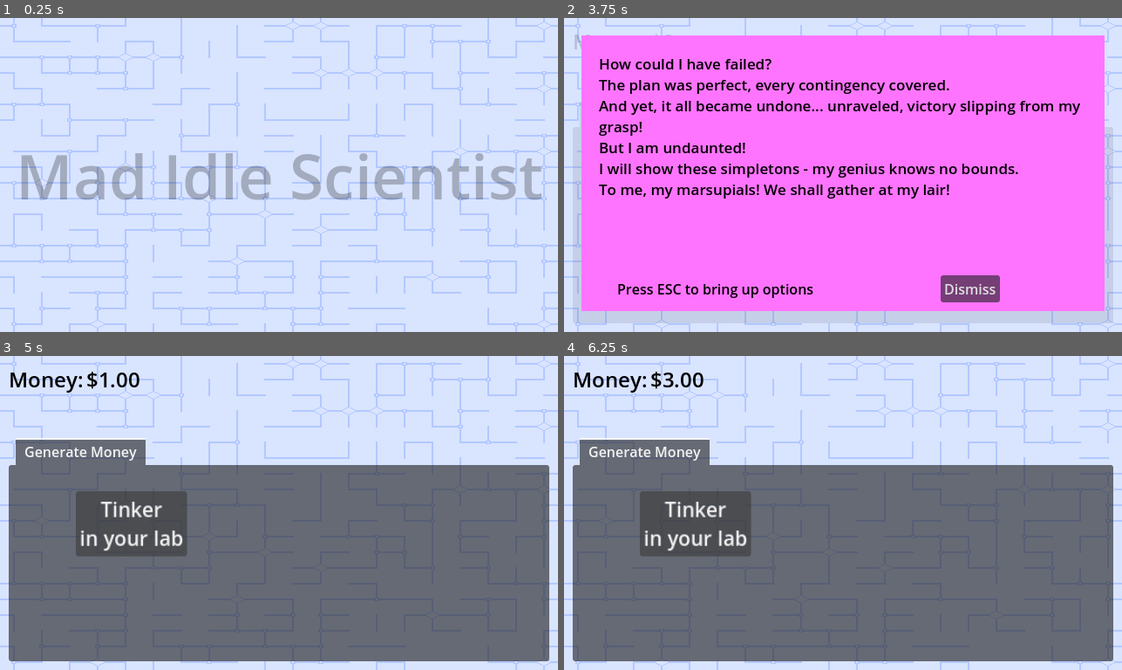
Above: before the commit, frames 1-4 (two rows, left to right).
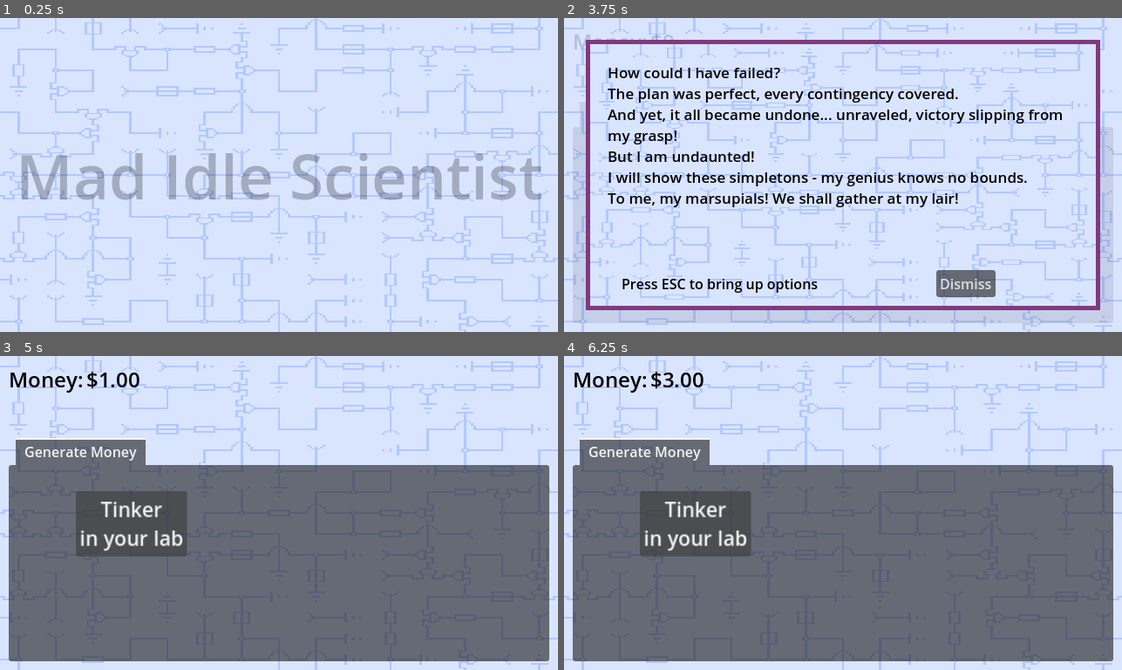
Above: after the commit, the same moments.

Repository: Habidakus/mad-idle-scientist
Game: Godot game, scene res://Scenes/main.tscn
Same seed, same stepped clock (60 frames per second), same inputs: the game is played once before the commit and once after it.
Inputs (mouse positions are in pixels of both pictures, inside the frame that each line leads up to):
- Up to frame 1 (0.25 s): no input
- Up to frame 2 (3.75 s): tap Enter at 0.5 s; move the mouse to (965, 159) at 0.52 s; tap 1 at 0.6 s; click (965, 159) at 0.67 s; drag from (731, 190) to (815, 237) at 1.27 s; click "Play" at 2 s; click "Play" at 2.75 s; tap Space at 3.5 s; move the mouse to (898, 105) at 3.52 s; tap 3 at 3.6 s; click (898, 105) at 3.67 s
- Up to frame 3 (5 s): click "Tinker in your lab" at 4.25 s
- Up to frame 4 (6.25 s): click "Tinker in your lab" at 5 s; click "Tinker in your lab" at 5.75 s

The runs differ from the first frame. In frame 1, 17% of the frame differs, in the area x 0-100%, y 0-100%; in frame 2, 85%; in frame 3, 5.9%; in frame 4, 5.9%.

Commit message:
Added more appropriate icons to the circuit shader

Diff:
--- a/Art/circuit.gdshader
+++ b/Art/circuit.gdshader
@@ -17,28 +17,254 @@
 	return fbm3(st, 0.5);
 }
 
-vec2 center(in vec2 p)
-{
-	return (p / 2.0) + vec2(0.5, 0.5);
-}
-
-float uncenter(in float p)
-{
-	return (p * 2.0) - 1.;
-}
-
+float draw_antenna(int x, int y)
+{
+	if (x == 7)
+	{
+		return (y > 4) ? 1.0 : 0.0;
+	}
+	else if (y == 4 && (x == 4 || x == 10))
+		return 1.0;
+	else if (y == 5 && (x == 5 || x == 9))
+		return 1.0;
+	else if (y == 6 && (x == 6 || x == 8))
+		return 1.0;
+
+	return 0.0;
+}
+
+float draw_ground(int x, int y)
+{
+	if (x == 7 && (y == 10 || y < 4))
+	{
+		return 1.0;
+	}
+	else if (y == 4 && x > 3 && x < 11)
+	{
+		return 1.0;
+	}
+	else if (y == 7 && x > 5 && x < 9)
+	{
+		return 1.0;
+	}
+	else if (y == 10 && x == 7)
+	{
+		return 1.0;
+	}
+
+	return 0.0;
+}
+
+float draw_orphan(int x, int y, float rnd, bool top, bool bottom, bool right, bool left)
+{
+	if (rnd > 0.5)
+	{
+		if (bottom)
+			return draw_antenna(x, y);
+		else if (top)
+			return draw_antenna(x, 14 - y);
+		else if (right)
+			return draw_antenna(y, x);
+		else
+			return draw_antenna(y, 14 - x);
+	}
+	else
+	{
+		if (top)
+			return draw_ground(x, y);
+		else if (bottom)
+			return draw_ground(x, 14 - y);
+		else if (left)
+			return draw_ground(y, x);
+		else
+			return draw_ground(y, 14 - x);
+	}
+}
+
+float draw_horizontal(int x, int y, float rnd)
+{
+	if (rnd < 0.25)
+	{
+		return (y == 7) ? 1.0 : 0.0;
+	}
+	else if (rnd > 0.75)
+	{
+		if (x == 7)
+			return y < 6 || y > 8 ? 1.0 : 0.0;
+		if (y == 5)
+			return x > 4 && x < 10 ? 1.0 : 0.0;
+		if (y == 9)
+			return x > 2 && x < 12 ? 1.0 : 0.0;
+		return 0.0;
+	}
+	else if (rnd > 0.5)
+	{
+		if (y == 4 || y == 10)
+		{
+			return (x > 2 && x < 12) ? 1.0 : 0.0;
+		}
+		else if (y == 5 || y == 6 || y == 8 || y == 9)
+		{
+			return (x == 3 || x == 11) ? 1.0 : 0.0;
+		}
+		else if (y == 7)
+		{
+			return 1.0;
+		}
+
+		return 0.0;
+	}
+	else
+	{
+		if (y == 5 || y == 9)
+		{
+			return (x > 2 && x < 12) ? 1.0 : 0.0;
+		}
+		else if (y == 6 || y == 8)
+		{
+			return (x == 3 || x == 11) ? 1.0 : 0.0;
+		}
+		else if (y == 7)
+		{
+			return (x < 4 || x > 10) ? 1.0 : 0.0;
+		}
+
+		return 0.0;
+	}
+}
+
+float draw_vertical(int x, int y, float rnd)
+{
+	return draw_horizontal(y, x, rnd);
+}
+
+float draw_corner(int x, int y, float rnd, bool top, bool bottom, bool right, bool left)
+{
+	if (x == 7 && y == 7)
+		return 1.0;
+	if (x == 7)
+	{
+		return (top && y < 7) || (bottom && y > 7) ? 1.0 : 0.0;
+	}
+	if (y == 7)
+	{
+		return (left && x < 7) || (right && x > 7) ? 1.0 : 0.0;
+	}
+	return 0.0;
+}
+
+float draw_and_gate(int x, int y)
+{
+	if (y < 2)
+		return x == 7 ? 1.0 : 0.0;
+	if (y == 2)
+		return (x > 5 && x < 9) ? 1.0 : 0.0;
+	if (y == 3)
+		return (x == 5 || x == 9) ? 1.0 : 0.0;
+	if (y > 3 && y < 6)
+		return (x == 4 || x == 10) ? 1.0 : 0.0;
+	if (y == 6)
+	    return (x > 3 && x < 11) ? 1.0 : 0.0;
+	if (y == 7)
+		return (x == 5 || x == 9 || x < 2 || x > 12) ? 1.0 : 0.0;
+	if (y == 8)
+		return (x == 5 || x == 9 || x == 1 || x == 13) ? 1.0 : 0.0;
+	if (y == 9)
+		return (x > 0 && x < 6) || (x > 8 && x < 14) ? 1.0 : 0.0;
+
+	return 0.0;
+}
+
+float draw_three_way(int x, int y, float rnd, bool top, bool bottom, bool right, bool left)
+{
+	if (rnd < 0.5)
+	{
+	if (bottom == false)
+		return draw_and_gate(x, y);
+	if (top == false)
+		return draw_and_gate(x, 14 - y);
+	if (right == false)
+		return draw_and_gate(y, x);
+	if (left == false)
+		return draw_and_gate(y, 14 - x);
+	}
+	else
+	{
+		float v = 0.0;
+		if (x == 7)
+		{
+			if (y < 6 && top)
+				v = 1.0;
+			else if (y > 8 && bottom)
+				v = 1.0;
+		}
+		else if (y == 7)
+		{
+			if (x < 6 && left)
+				v = 1.0;
+			else if (x > 8 && right)
+				v = 1.0;
+		}
+
+		if ((x == 6 || x == 8) && y > 5 && y < 9)
+			v = 1.0;
+		if ((y == 6 || y == 8) && x > 5 && x < 9)
+			v = 1.0;
+
+		return v;
+	}
+}
+
+float draw_four_way(int x, int y, float rnd)
+{
+	if (rnd < 0.333)
+	{
+		return (x == 7 || y == 7) ? 1.0 : 0.0;
+	}
+	else
+	{
+		if (x == 7)
+			return 1.0;
+		if (y == 7)
+		    return (x < 4 || x > 10) ? 1.0 : 0.0;
+		if (y == 6 || y == 5)
+			return (x == 3 || x == 11) ? 1.0 : 0.0;
+		if (y == 4 || y == 3)
+			return (x == 4 || x == 10) ? 1.0 : 0.0;
+		if (y == 2)
+			return (x == 5 || x == 9) ? 1.0 : 0.0;
+		if (y == 1)
+			return (x > 5 && x < 9) ? 1.0 : 0.0;
+	}
+	//if (x > 3 && x < 11 && y > 3 && y < 11)
+	//{
+	//	if (x + 2 == y - 2)
+	//		v = 1.0;
+	//	else if (x - 2 == y + 2)
+	//		v = 1.0;
+	//	else if (x + 2 == 12 - y)
+	//		v = 1.0;
+	//	else if (x - 6 == 12 - y)
+	//		v = 1.0;
+	//}
+	return 0.0;
+}
 
 // First pass at making an ever changing circuit diagram in the background
 // but maybe draw more symbols from https://electronicsclub.info/circuitsymbols.htm
-// also turn single input lines (inner_tot set to 1) to either a ground or
-// antenna.
+//
+// NOTE: Please do not take this for good shader code - for one thing, it's
+// more if-than branches than computations, which is EXCATLY the wrong thing
+// to do for shaders. The right way to do this, is, rather than a shader,
+// we have nice larger drawn circuit symbols sampled on larger images,
+// and put the whole thing on a tilemap that animated behind the game.
 void fragment() {
 	float tm = 0.15 * timeScale * TIME;
 	vec2 zup = floor(UV * zoom);
 	vec2 inner_coord = floor((UV * zoom - zup) * 15.0);
 	vec2 coord = zup / zoom;
 	float offset = 1.0 / (2.0 * zoom);
-	float inner_val = fbm3(coord, tm);
+	float inner_const = fbm2(coord);
 	float top_val = round(fbm3(coord - offset * vec2(0, 1), tm));
 	float bot_val = round(fbm3(coord + offset * vec2(0, 1), tm));
 	float right_val = round(fbm3(coord + offset * vec2(1, 0), tm));
@@ -46,56 +272,28 @@
 	int x = int(inner_coord.x);
 	int y = int(inner_coord.y);
 	float v = 0.0;
-	float inner_tot = top_val + bot_val + right_val + left_val;
-	int d = 0;
-	if (inner_tot < 2.5)
-	{
-		d = 2;
-	}
-	else if (inner_tot > 3.5)
-	{
-		d = -2;
-	}
-	if (x == 7)
-	{
-		if (y - d < 6 && top_val > 0.5)
-			v = 1.0;
-		else if (y + d > 8 && bot_val > 0.5)
-			v = 1.0;
-
-		if (inner_tot > 0.5 && inner_tot < 2.5 && y == 7)
-			v = 1.0;
-	}
-	else if (y == 7)
-	{
-		if (x - d < 6 && left_val > 0.5)
-			v = 1.0;
-		else if (x + d > 8 && right_val > 0.5)
-			v = 1.0;
-	}
-	if (inner_tot > 2.5)
-	{
-		if (inner_tot > 3.5)
-		{
-			if (x > 3 && x < 11 && y > 3 && y < 11)
-			{
-				if (x + 2 == y - 2)
-					v = 1.0;
-				else if (x - 2 == y + 2)
-					v = 1.0;
-				else if (x + 2 == 12 - y)
-					v = 1.0;
-				else if (x - 6 == 12 - y)
-					v = 1.0;
-			}
-		}
-		else
-		{
-			if ((x == 6 || x == 8) && y > 5 && y < 9)
-				v = 1.0;
-			if ((y == 6 || y == 8) && x > 5 && x < 9)
-				v = 1.0;
-		}
+	int itot = int(round(top_val + bot_val + right_val + left_val));
+	switch (itot)
+	{
+		case 1:
+			v = draw_orphan(x, y, inner_const, top_val > 0.5, bot_val > 0.5, right_val > 0.5, left_val > 0.5);
+			break;
+		case 2:
+			int horizontal_line = int(round(right_val + left_val));
+			int vertical_line = int(round(top_val + bot_val));
+			if (horizontal_line == 2)
+				v = draw_horizontal(x, y, inner_const);
+			else if (vertical_line == 2)
+				v = draw_vertical(x, y, inner_const);
+			else
+				v = draw_corner(x, y, inner_const, top_val > 0.5, bot_val > 0.5, right_val > 0.5, left_val > 0.5);
+			break;
+		case 3:
+			v = draw_three_way(x, y, inner_const, top_val > 0.5, bot_val > 0.5, right_val > 0.5, left_val > 0.5);
+			break;
+		case 4:
+			v = draw_four_way(x, y, inner_const);
+			break;
 	}
 
 	COLOR = mix(color_a, color_b, round(v));
--- a/Scenes/game_state.tscn
+++ b/Scenes/game_state.tscn
@@ -10,8 +10,25 @@
 [ext_resource type="Script" path="res://Scripts/Decorators/FontSizeDecorator.gd" id="7_7eqh8"]
 [ext_resource type="AudioStream" uid="uid://bj41kjm1xyiho" path="res://Sound/ChirpSound06.wav" id="8_4thog"]
 [ext_resource type="AudioStream" uid="uid://dabxpgda7wfrt" path="res://Sound/clop.wav" id="9_olg7r"]
+[ext_resource type="Shader" path="res://Art/circuit.gdshader" id="11_qb01k"]
 
 [sub_resource type="StyleBoxEmpty" id="StyleBoxEmpty_cut1r"]
+
+[sub_resource type="FastNoiseLite" id="FastNoiseLite_hue2p"]
+frequency = 0.4535
+
+[sub_resource type="NoiseTexture3D" id="NoiseTexture3D_nlxxi"]
+seamless = true
+seamless_blend_skirt = 0.608
+noise = SubResource("FastNoiseLite_hue2p")
+
+[sub_resource type="ShaderMaterial" id="ShaderMaterial_nkimx"]
+shader = ExtResource("11_qb01k")
+shader_parameter/zoom = 15.0
+shader_parameter/timeScale = 0.002
+shader_parameter/color_a = Color(0.85, 0.8925, 1, 1)
+shader_parameter/color_b = Color(0.7, 0.785, 1, 1)
+shader_parameter/noiseImage = SubResource("NoiseTexture3D_nlxxi")
 
 [node name="GameState" type="Control"]
 layout_mode = 3
@@ -401,7 +418,6 @@
 bus = &"Ranting"
 
 [node name="RantPopUp" type="MarginContainer" parent="."]
-visible = false
 top_level = true
 layout_mode = 1
 anchors_preset = 15
@@ -409,46 +425,38 @@
 anchor_bottom = 1.0
 grow_horizontal = 2
 grow_vertical = 2
-theme_override_constants/margin_left = 40
-theme_override_constants/margin_top = 40
-theme_override_constants/margin_right = 40
-theme_override_constants/margin_bottom = 40
+theme_override_constants/margin_left = 25
+theme_override_constants/margin_top = 25
+theme_override_constants/margin_right = 25
+theme_override_constants/margin_bottom = 25
 
 [node name="ColorRect" type="ColorRect" parent="RantPopUp"]
 layout_mode = 2
-color = Color(0.5, 0.225, 0.5, 0.501961)
-
-[node name="MarginContainer" type="MarginContainer" parent="RantPopUp/ColorRect"]
-layout_mode = 1
-anchors_preset = 15
-anchor_right = 1.0
-anchor_bottom = 1.0
-offset_left = -25.0
-offset_top = -25.0
-offset_right = 25.0
-offset_bottom = 21.0
-grow_horizontal = 2
-grow_vertical = 2
+color = Color(0.5, 0.225, 0.5, 1)
+
+[node name="MarginContainer" type="MarginContainer" parent="RantPopUp"]
+layout_mode = 2
 theme_override_constants/margin_left = 5
 theme_override_constants/margin_top = 5
 theme_override_constants/margin_right = 5
 theme_override_constants/margin_bottom = 5
 
-[node name="ColorRect" type="ColorRect" parent="RantPopUp/ColorRect/MarginContainer"]
+[node name="ColorRect2" type="ColorRect" parent="RantPopUp/MarginContainer"]
+material = SubResource("ShaderMaterial_nkimx")
 layout_mode = 2
 color = Color(1, 0.454902, 1, 1)
 
-[node name="MarginContainer" type="MarginContainer" parent="RantPopUp/ColorRect/MarginContainer"]
+[node name="MarginContainer" type="MarginContainer" parent="RantPopUp/MarginContainer"]
 layout_mode = 2
 theme_override_constants/margin_left = 10
 theme_override_constants/margin_top = 10
 theme_override_constants/margin_right = 10
 theme_override_constants/margin_bottom = 10
 
-[node name="VBoxContainer" type="VBoxContainer" parent="RantPopUp/ColorRect/MarginContainer/MarginContainer"]
-layout_mode = 2
-
-[node name="MarginContainer" type="MarginContainer" parent="RantPopUp/ColorRect/MarginContainer/MarginContainer/VBoxContainer"]
+[node name="VBoxContainer" type="VBoxContainer" parent="RantPopUp/MarginContainer/MarginContainer"]
+layout_mode = 2
+
+[node name="MarginContainer" type="MarginContainer" parent="RantPopUp/MarginContainer/MarginContainer/VBoxContainer"]
 layout_mode = 2
 size_flags_vertical = 3
 theme_override_constants/margin_left = 10
@@ -456,7 +464,7 @@
 theme_override_constants/margin_right = 10
 theme_override_constants/margin_bottom = 10
 
-[node name="RantText" type="RichTextLabel" parent="RantPopUp/ColorRect/MarginContainer/MarginContainer/VBoxContainer/MarginContainer"]
+[node name="RantText" type="RichTextLabel" parent="RantPopUp/MarginContainer/MarginContainer/VBoxContainer/MarginContainer"]
 layout_mode = 2
 size_flags_vertical = 3
 theme_override_colors/default_color = Color(0, 0, 0, 1)
@@ -467,30 +475,30 @@
 bbcode_enabled = true
 text = "Rant goes here"
 
-[node name="Spacer2" type="Control" parent="RantPopUp/ColorRect/MarginContainer/MarginContainer/VBoxContainer"]
+[node name="Spacer2" type="Control" parent="RantPopUp/MarginContainer/MarginContainer/VBoxContainer"]
 custom_minimum_size = Vector2(0, 5)
 layout_mode = 2
 
-[node name="RantFootnote" type="Label" parent="RantPopUp/ColorRect/MarginContainer/MarginContainer/VBoxContainer"]
+[node name="RantFootnote" type="Label" parent="RantPopUp/MarginContainer/MarginContainer/VBoxContainer"]
 layout_mode = 2
 theme_override_colors/font_color = Color(0, 0, 0, 1)
 text = "*note: Metatherians are a classification of animals that include marsupials."
 horizontal_alignment = 1
 
-[node name="Spacer" type="Control" parent="RantPopUp/ColorRect/MarginContainer/MarginContainer/VBoxContainer"]
+[node name="Spacer" type="Control" parent="RantPopUp/MarginContainer/MarginContainer/VBoxContainer"]
 custom_minimum_size = Vector2(0, 5)
 layout_mode = 2
 
-[node name="HBoxContainer" type="HBoxContainer" parent="RantPopUp/ColorRect/MarginContainer/MarginContainer/VBoxContainer"]
-layout_mode = 2
-
-[node name="Label2" type="Label" parent="RantPopUp/ColorRect/MarginContainer/MarginContainer/VBoxContainer/HBoxContainer"]
+[node name="HBoxContainer" type="HBoxContainer" parent="RantPopUp/MarginContainer/MarginContainer/VBoxContainer"]
+layout_mode = 2
+
+[node name="Label2" type="Label" parent="RantPopUp/MarginContainer/MarginContainer/VBoxContainer/HBoxContainer"]
 layout_mode = 2
 size_flags_horizontal = 6
 theme_override_colors/font_color = Color(0, 0, 0, 1)
 text = "Press ESC to bring up options"
 
-[node name="DismissRant" type="Button" parent="RantPopUp/ColorRect/MarginContainer/MarginContainer/VBoxContainer/HBoxContainer"]
+[node name="DismissRant" type="Button" parent="RantPopUp/MarginContainer/MarginContainer/VBoxContainer/HBoxContainer"]
 layout_mode = 2
 size_flags_horizontal = 6
 text = "Dismiss"
--- a/Scenes/main.tscn
+++ b/Scenes/main.tscn
@@ -25,7 +25,7 @@
 
 [sub_resource type="ShaderMaterial" id="ShaderMaterial_nkimx"]
 shader = ExtResource("2_cwy5l")
-shader_parameter/zoom = 20.0
+shader_parameter/zoom = 15.0
 shader_parameter/timeScale = 0.002
 shader_parameter/color_a = Color(0.85, 0.8925, 1, 1)
 shader_parameter/color_b = Color(0.7, 0.785, 1, 1)
@@ -245,6 +245,7 @@
 fade_in = true
 
 [node name="Controls" type="Control" parent="MainStateMachine" node_paths=PackedStringArray("next_state")]
+visible = false
 layout_mode = 3
 anchors_preset = 15
 anchor_right = 1.0
Not shown: 1 places in Scenes/game_state.tscn that only renumber resources
